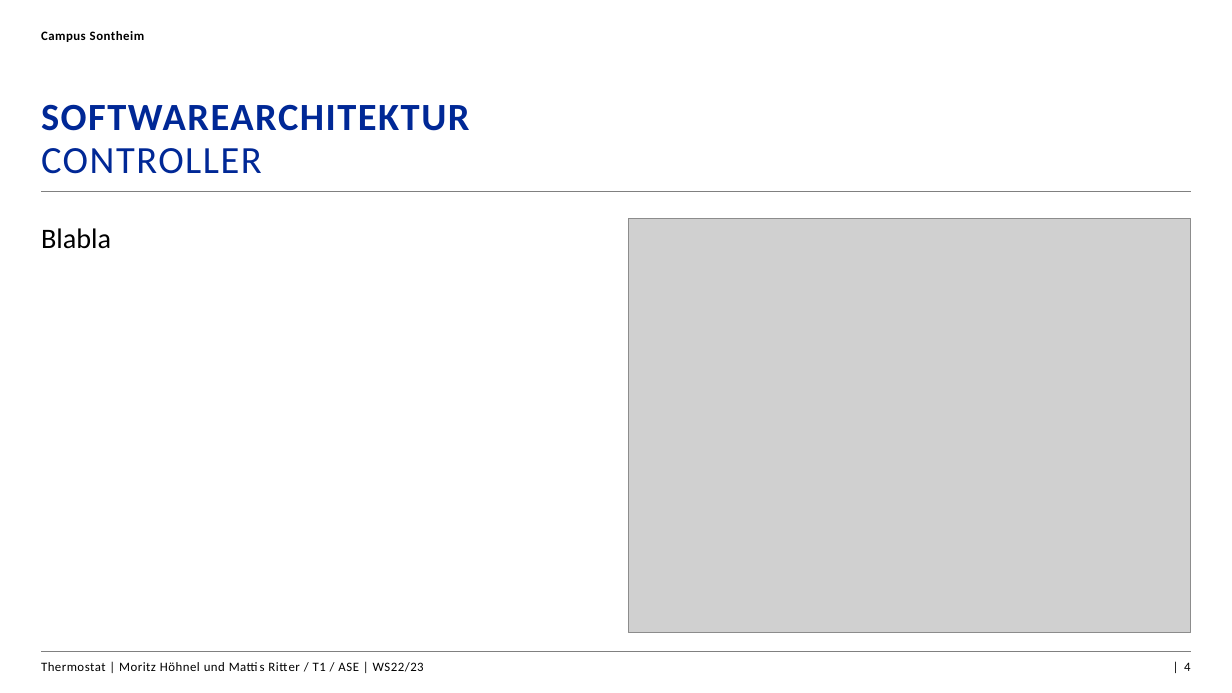
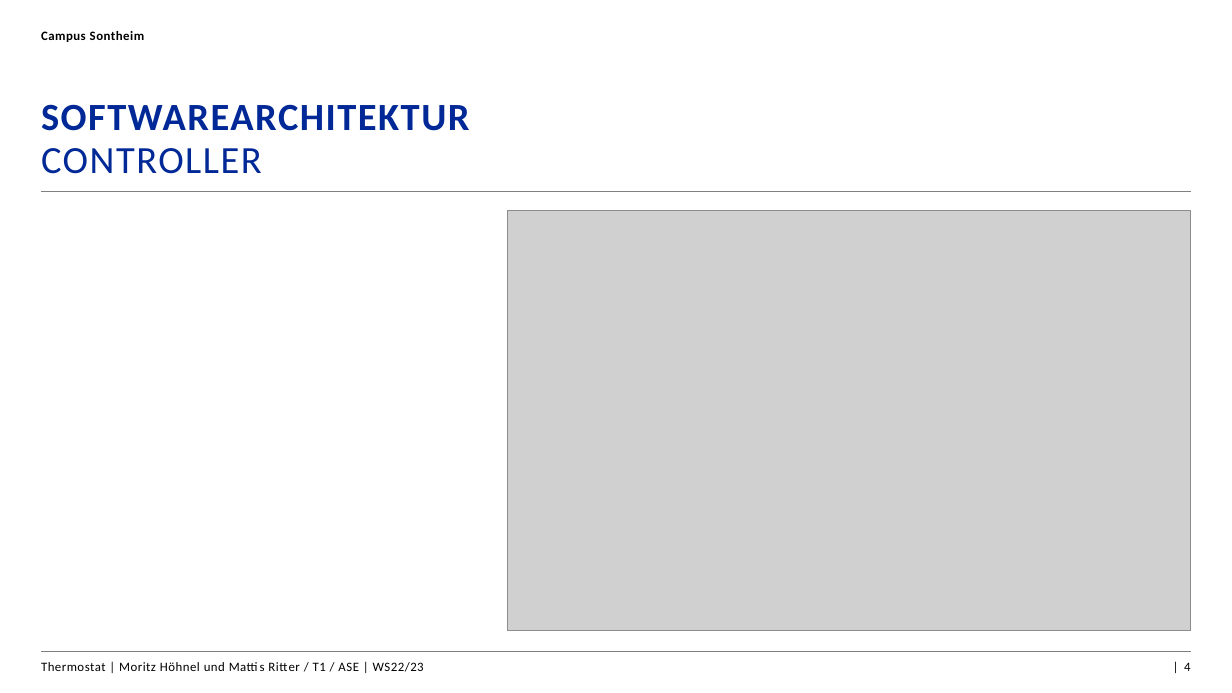
Before and after one commit to mattisritter/VerteilteSysteme, a slide deck: slide 4 of Dokumentation/thermostat_presentation.pptx. Drawn at 1232x693 pixels with LibreOffice and Linux fonts; fonts in the diff are those of the drawing; grey boxes stand for pictures; background and template pictures are left out. Boxes give left, top, right and bottom in pixels: in the first picture for what was removed or moved away, otherwise in the second. Text is boxed around its words. In the diff, an @@ line names an element or a change of style, - is before the commit and + after.

```diff
--- a/Dokumentation/thermostat_presentation.pptx
+++ b/Dokumentation/thermostat_presentation.pptx
@@ text removed at (41, 228, 111, 249) @@
-Blabla
@@ picture: place and size @@
-picture at (628, 218, 1191, 633)
+picture at (507, 210, 1191, 630)
```
Also in this commit, not shown: 3 other slides changed.
